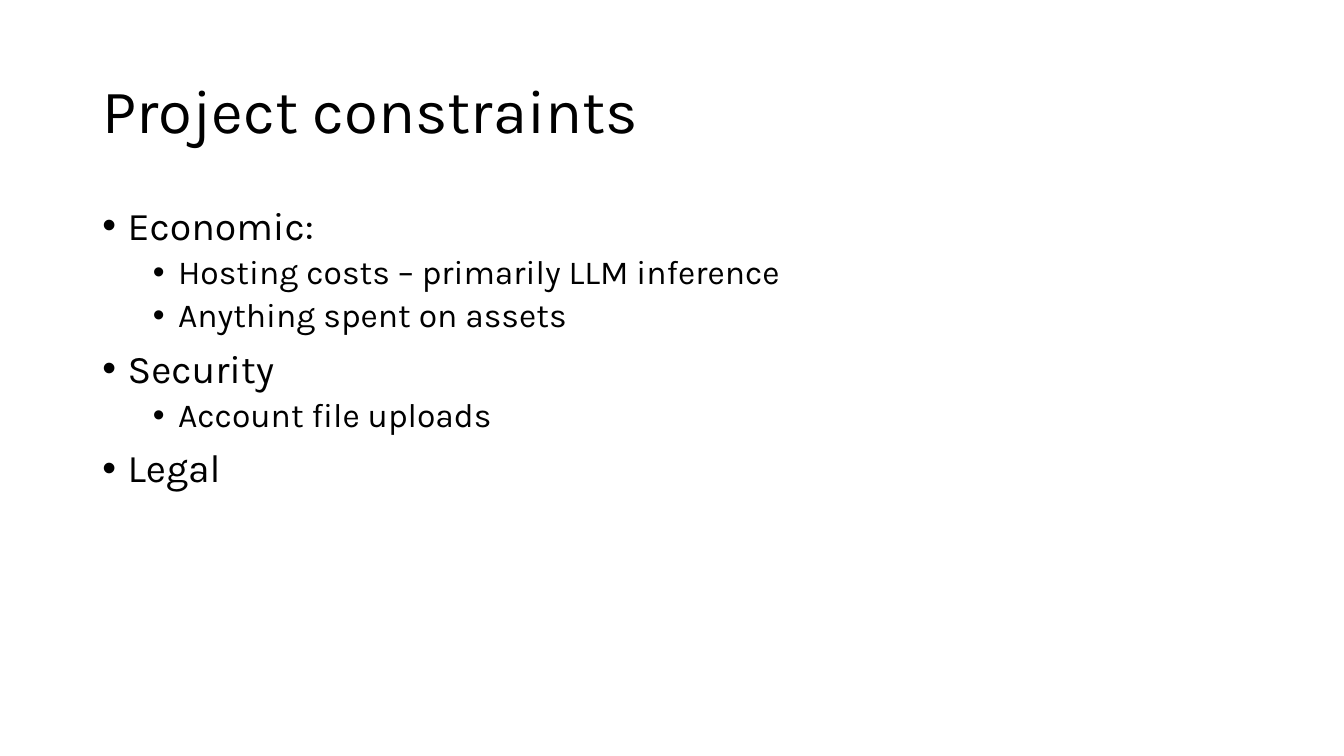
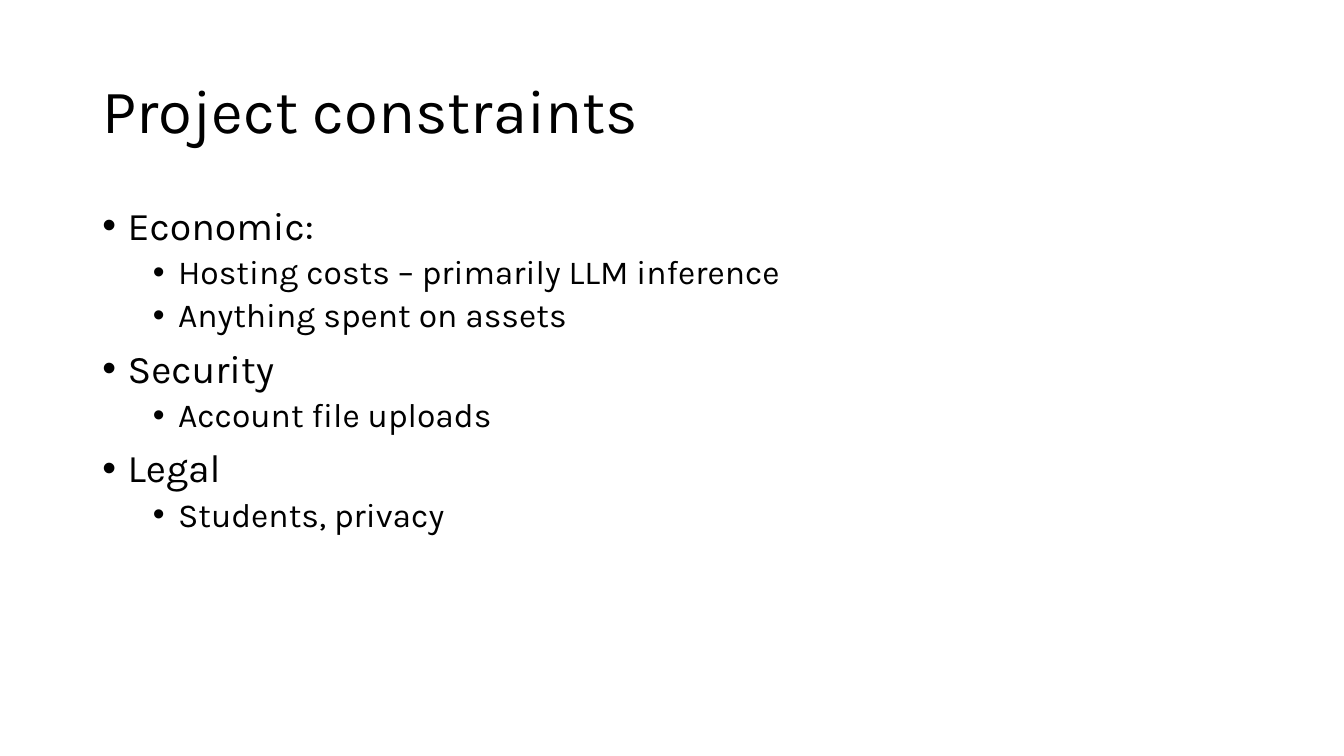
Before and after one commit to HDTHREE/bintrong_game, a slide deck: slide 8 of design_presentation.pptx. Drawn at 1344x756 pixels with LibreOffice and Linux fonts; fonts in the diff are those of the drawing. Boxes give left, top, right and bottom in pixels: in the first picture for what was removed or moved away, otherwise in the second. Text is boxed around its words. In the diff, an @@ line names an element or a change of style, - is before the commit and + after.

```diff
--- a/design_presentation.pptx
+++ b/design_presentation.pptx
@@ text at [178, 504, 444, 535]: paragraph added @@
+  • Students, privacy
```
Also in this commit, not shown: 1 other slide changed.
